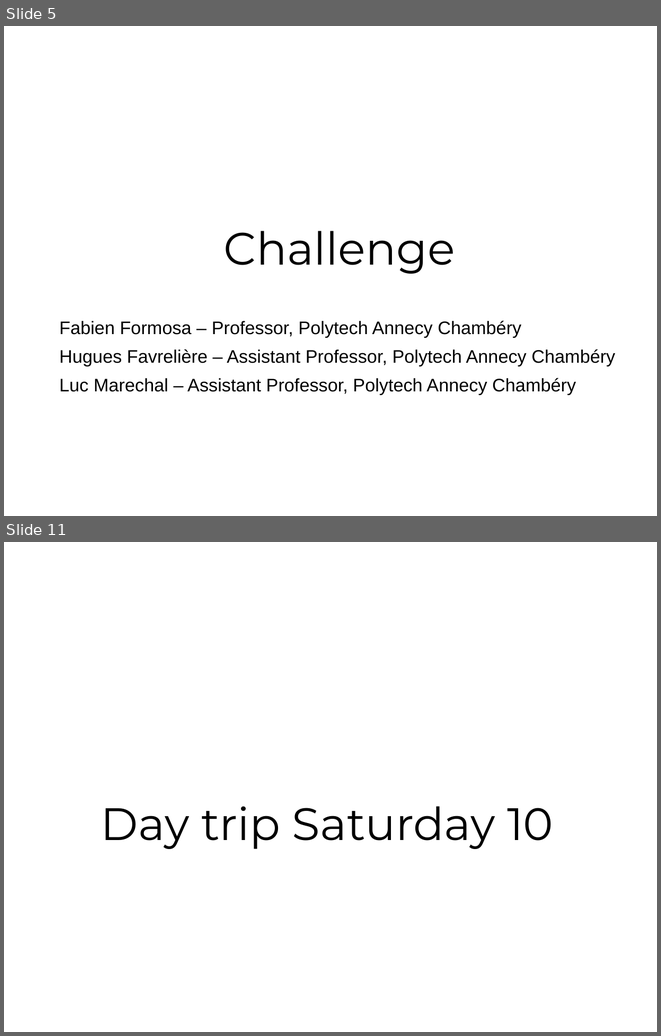
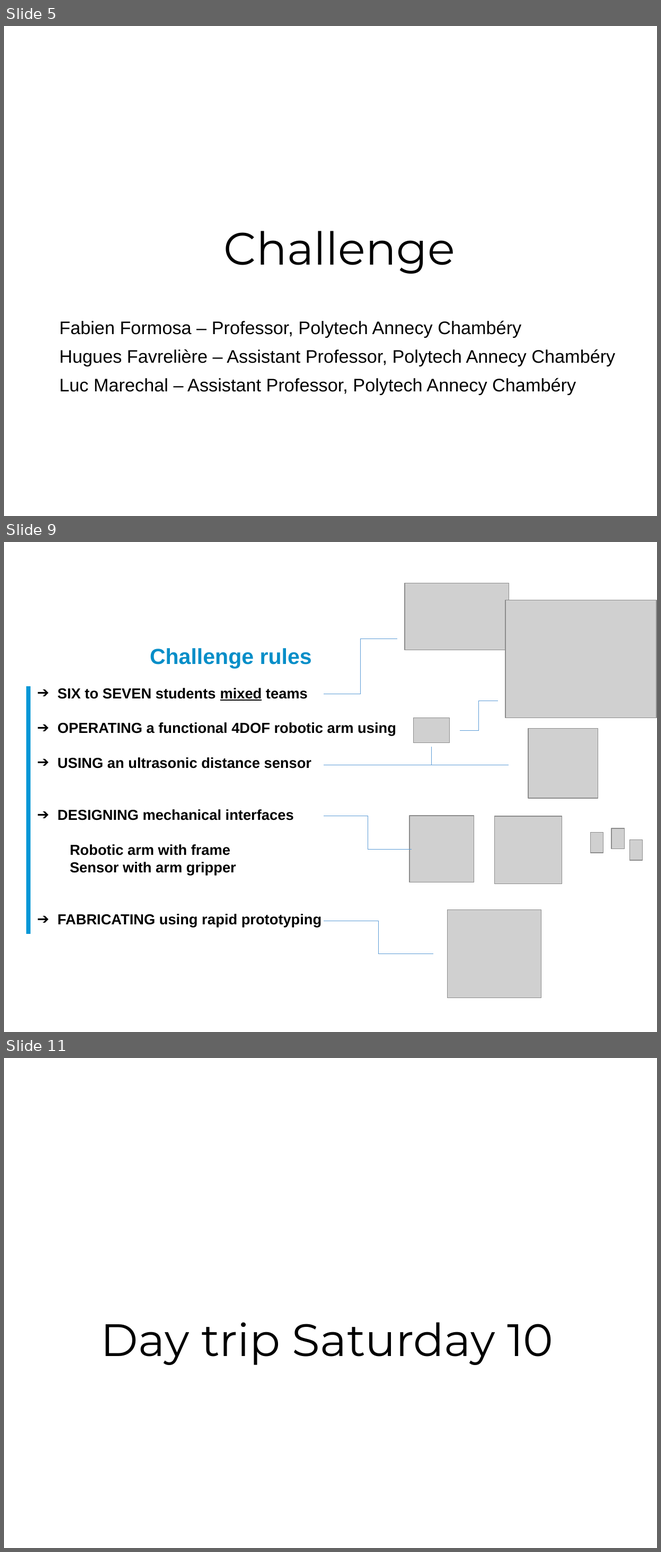
Before and after one commit to LucMarechal/JFWM2024, a slide deck: JFWM2022 - Introduction.pptx. Shown one above the other, each under a label of ours: slides 5 and 11 before the commit, slides 5, 9 and 11 after it; the slides between them are not shown. The pictures are 661x1036 and 661x1552 pixels, drawn with LibreOffice and Linux fonts; fonts in the diff are those of the drawing; grey boxes stand for pictures; background and template pictures are left out. Boxes give left, top, right and bottom in pixels: in the first picture for what was removed or moved away, otherwise in the second. Text is boxed around its words. In the diff, an @@ line names an element or a change of style, - is before the commit and + after.

```diff
--- a/JFWM2022 - Introduction.pptx
+++ b/JFWM2022 - Introduction.pptx
@@ slide 9 added at [4,542,657,1032], background #FFFFFF @@
@@ picture added at [405,583,509,650] @@
@@ picture added at [505,600,656,718] @@
@@ text added at [150,648,312,668], 24 pt, text #068EC8, bold @@
+Challenge rules
@@ elbow line added from (324, 694) to (397, 638), #5B9BD5 0.5 pt @@
@@ line added from (28, 686) to (28, 933), #0397D6 4.5 pt @@
@@ text added at [58,688,396,927], 16 pt, text #000000, bold @@
+➔ SIX to SEVEN students mixed teams
+➔ OPERATING a functional 4DOF robotic arm using
+➔ USING an ultrasonic distance sensor
+➔ DESIGNING mechanical interfaces
+  Robotic arm with frame
+  Sensor with arm gripper
+➔ FABRICATING using rapid prototyping
@@ elbow line added from (460, 730) to (497, 700), #5B9BD5 0.5 pt @@
@@ picture added at [413,717,449,742] @@
@@ picture added at [528,728,598,798] @@
@@ line added from (432, 765) to (432, 747), #5B9BD5 0.5 pt @@
@@ line added from (324, 765) to (509, 765), #5B9BD5 0.5 pt @@
@@ elbow line added from (324, 815) to (412, 849), #5B9BD5 0.5 pt @@
@@ picture added at [409,815,474,882] @@
@@ picture added at [494,816,562,884] @@
@@ picture added at [590,832,603,853] @@
@@ picture added at [611,828,624,848] @@
@@ picture added at [629,840,642,861] @@
@@ elbow line added from (324, 921) to (433, 953), #5B9BD5 0.5 pt @@
@@ picture added at [448,910,541,997] @@
```
Also in this commit, not shown: 5 slides changed, 1 other slide added, 2 slides removed.
